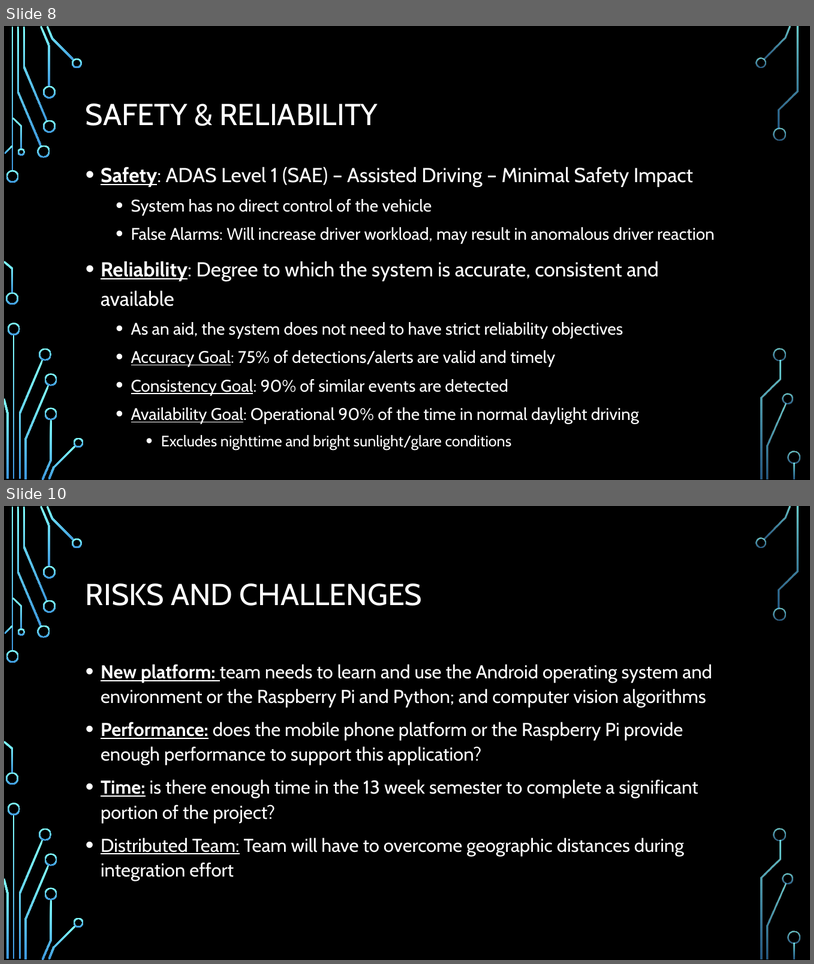
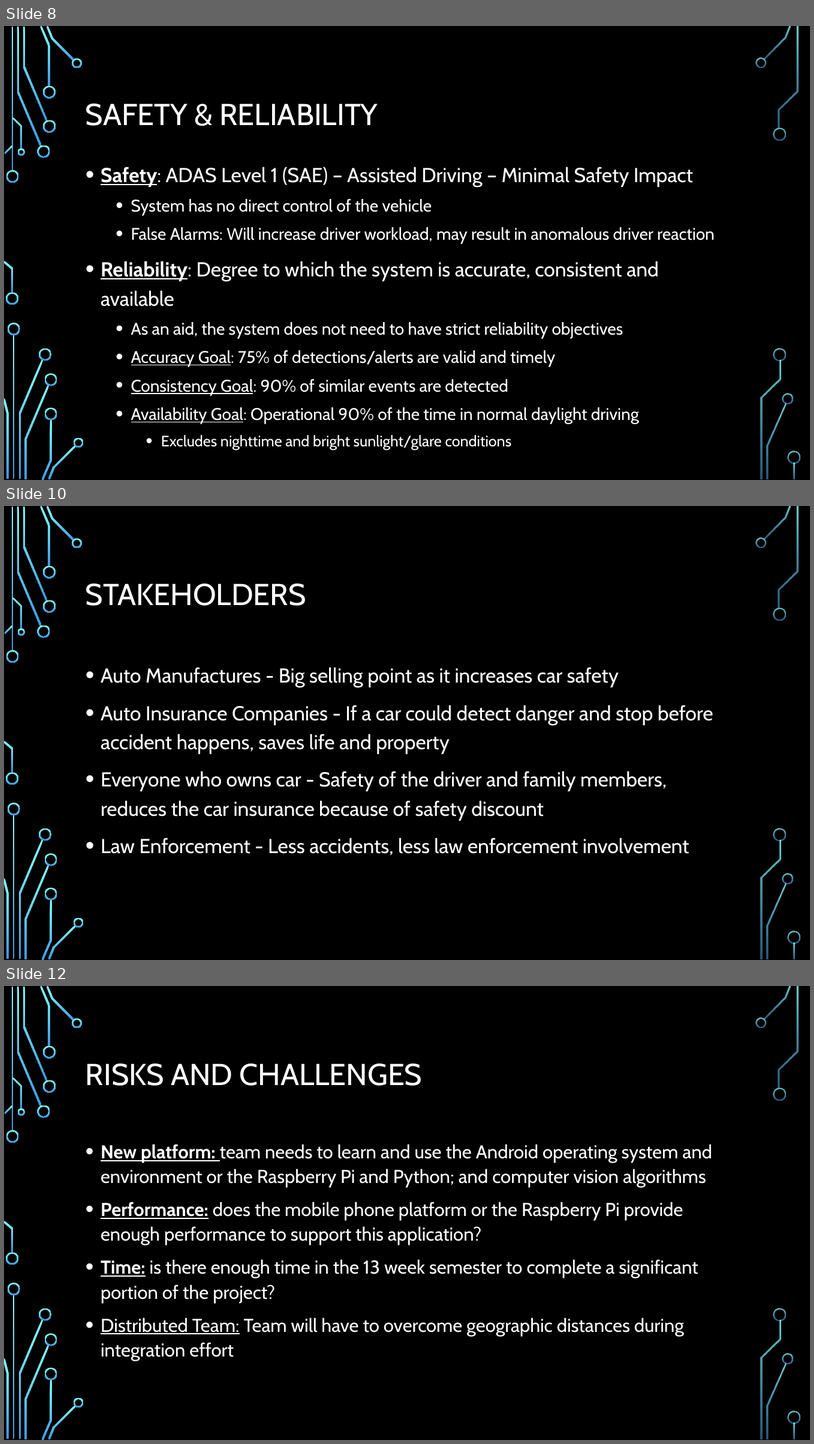
Before and after one commit to Scarabyte/SSW690-Project, a slide deck: docs/Presentations/Computer Vision Driving Aids Project Overview.pptx. Shown one above the other, each under a label of ours: slides 8 and 10 before the commit, slides 8, 10 and 12 after it; the slides between them are not shown. The pictures are 814x964 and 814x1444 pixels, drawn with LibreOffice and Linux fonts; fonts in the diff are those of the drawing; background and template pictures are left out. Boxes give left, top, right and bottom in pixels: in the first picture for what was removed or moved away, otherwise in the second. Text is boxed around its words. In the diff, an @@ line names an element or a change of style, - is before the commit and + after.

Commit message:
Add files via upload
Added customers, stakeholders and impact

```diff
--- a/docs/Presentations/Computer Vision Driving Aids Project Overview.pptx
+++ b/docs/Presentations/Computer Vision Driving Aids Project Overview.pptx
@@ slide 10 added at [4,506,810,960], background picture (left out); not listed: 36 template elements that a slide beside it also shows @@
@@ title added at [86,583,306,606], 36 pt, text #FFFFFF @@
+STAKEHOLDERS
@@ text added at [101,667,714,855], 24 pt, text #FFFFFF @@
+• Auto Manufactures - Big selling point as it increases car safety
+• Auto Insurance Companies - If a car could detect danger and stop before accident happens, saves life and property
+• Everyone who owns car - Safety of the driver and family members, reduces the car insurance because of safety discount
+• Law Enforcement - Less accidents, less law enforcement involvement
@@ what was slide 10 is now slide 12 @@
```
Also in this commit, not shown: 1 slide changed, 1 other slide added.
